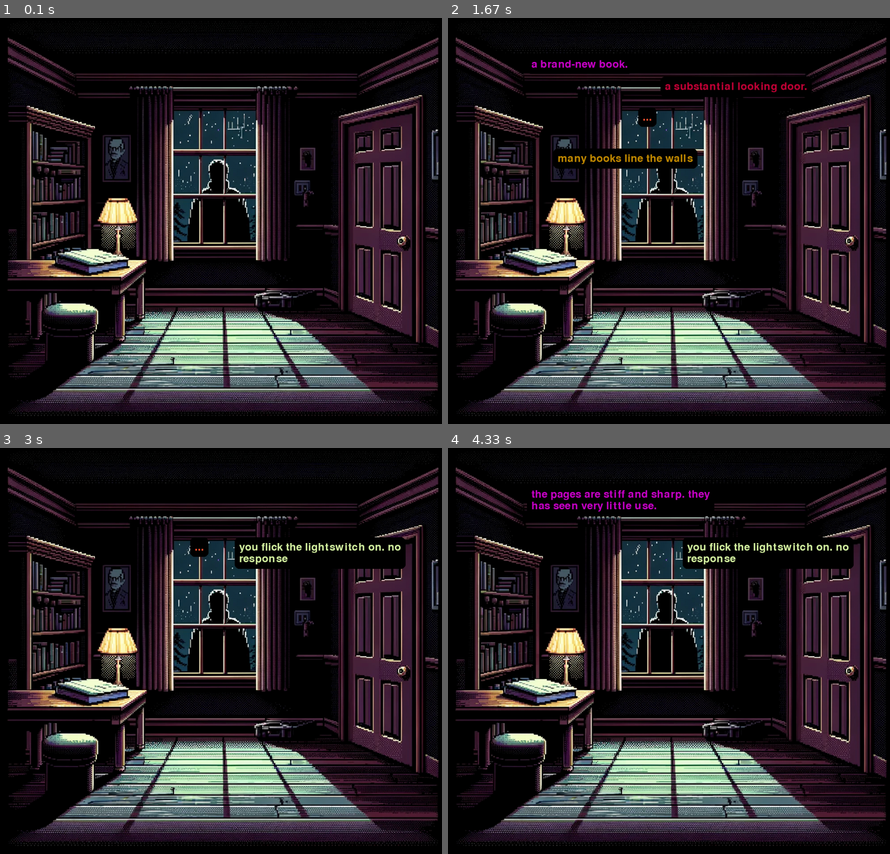
Above: before the commit, frames 1-4 (two rows, left to right).
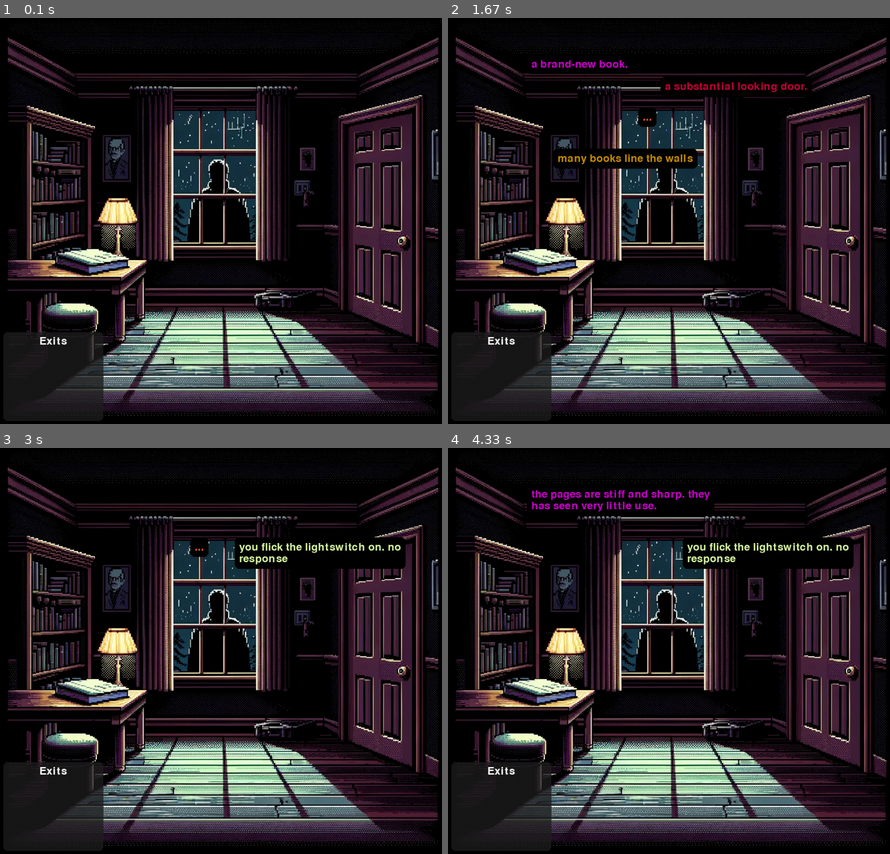
Above: after the commit, the same moments.

Repository: ISLAGIATT/pygame01
Game: pygame game, started from test_scene.py
Two runs of this game, one before a commit and one after it. Both use one fixed random seed, a clock stepped at 60 frames per second and the inputs below.
Inputs (mouse positions are in pixels of both pictures, inside the frame that each line leads up to):
- Up to frame 1 (0.1 s): no input
- Up to frame 2 (1.67 s): click (669, 196) at 0.38 s; click (540, 261) at 0.72 s; click (828, 212) at 1.05 s; click (505, 192) at 1.38 s
- Up to frame 3 (3 s): click (57, 614) at 1.72 s; click (300, 618) at 2.05 s; click "a brand-new book." at 2.38 s; click (380, 642) at 2.72 s
- Up to frame 4 (4.33 s): click (810, 614) at 3.05 s; click (766, 545) at 3.38 s; click (562, 707) at 4.22 s

The runs differ from the first frame. In frame 1, 0.8% of the frame differs, in the area x 2-24%, y 77-97%; in frame 2, 0.8%; in frame 3, 0.8%; in frame 4, 0.8%.

Commit message:
2/27 added non funct exits window

Diff:
--- a/dialogue.py
+++ b/dialogue.py
@@ -6,18 +6,6 @@
         SCREEN_HEIGHT = 1024
         self.screen = pygame.display.set_mode((SCREEN_WIDTH, SCREEN_HEIGHT))
         self.BLACK = (0, 0, 0)
-        # Example dialogue
-        self.dialogue_1 = ["Hello i am in a cabin",
-                      "Still in a cabin",
-                      "finally, I am in a cabin"]
-
-        self.dialogue_index_1 = 0
-
-        self.dialogue_2 = ["Yes we are in a cabin",
-                      "I agree we are in a cabin",
-                      "Finally, we are in a cabin together"]
-
-        self.dialogue_index_2 = 0
 
     def draw_wrapped_text(self, text, max_characters_per_line, font, color, pos):
         words = text.split()
@@ -54,42 +42,3 @@
         # Proceed with drawing the text, assuming it's valid
         dialogue_rect = self.draw_wrapped_text(text, max_characters_per_line, font, color, pos)
         return dialogue_rect
-
-    def one_speaker_logic(self, dialogue_list):
-        if self.dialogue_index_1 < len(dialogue_list):
-            self.draw_dialogue(dialogue_list[self.dialogue_index_1], (255, 0, 144), (200, 200))
-        elif self.dialogue_index_1 >= len(dialogue_list):
-            self.dialogue_index_1 = 0
-
-    def two_speaker_logic(self):
-        # Draw dialogue for character 1 only if there's dialogue available
-        if self.dialogue_index_1 < len(self.dialogue_1):
-            self.draw_dialogue(self.dialogue_1[self.dialogue_index_1],
-                                   (255, 0, 144), (200, 200))  # Character 1
-
-        # If speaker 1's dialogue is complete, start speaker 2's dialogue
-        if self.dialogue_index_1 >= len(self.dialogue_1):
-            if self.dialogue_index_2 < len(self.dialogue_2):
-                self.draw_dialogue(self.dialogue_2[self.dialogue_index_2],
-                                       (0, 255, 255), (600, 200))  # Character 2
-
-    def advance_dialogue(self, dialogue_list, dialogue_list02):
-        # Assume dialogue_1 is currently active and dialogue_2 is meant to follow.
-        if self.dialogue_index_1 < len(dialogue_list) - 1:
-            # Advance in dialogue_1
-            self.dialogue_index_1 += 1
-        elif self.dialogue_index_1 == len(dialogue_list):
-            # Last dialogue of dialogue_1 shown, check for dialogue_2
-            if self.dialogue_index_2 < len(dialogue_list02):
-                # Still more dialogue in dialogue_2 to show
-                self.dialogue_index_2 += 1
-            elif self.dialogue_index_2 == len(dialogue_list02):
-                # Last dialogue of dialogue_2 shown, prepare for reset
-                self.dialogue_index_2 += 1  # Increment to signify the end of dialogue_2
-            else:
-                # Reset after the last dialogue of dialogue_2 has been shown
-                self.dialogue_index_1 = 0
-                self.dialogue_index_2 = 0  # Reset to start or handle according to your design
-        else:
-            # If dialogue_1 is finished and dialogue_2 hasn't started or finished, reset or advance logic
-            self.dialogue_index_1 = 0
--- /dev/null
+++ b/exits_window.py
@@ -0,0 +1,107 @@
+import pygame
+
+class ClickableBox:
+    def __init__(self, rect, color, callback, visible=True):
+        self.rect = pygame.Rect(rect)
+        self.color = color
+        self.callback = callback
+        self.visible = visible
+
+    def update(self, rect, color, callback, visible):
+        self.rect = pygame.Rect(rect)
+        self.color = color
+        self.callback = callback
+        self.visible = visible
+
+    def draw(self, surface):
+        if self.visible:
+            pygame.draw.rect(surface, self.color, self.rect)
+
+    def is_over(self, pos):
+        return self.rect.collidepoint(pos)
+
+    def click(self):
+        if self.callback:
+            self.callback()
+
+class ExitsWindow:
+    def __init__(self, x, y, width, height, font, game_state_manager, bg_color=(0, 0, 0), title="Exits"):
+        self.rect = pygame.Rect(x, y, width, height)
+        self.font = font
+        self.game_state_manager = game_state_manager
+        self.bg_color = bg_color
+        self.title = title
+        self.exits = []
+        self.surface = pygame.Surface((width, height), pygame.SRCALPHA)
+        # Define a clickable box inside the window. Adjust the position as needed.
+        self.clickable_box = ClickableBox((x + 10, y + 30, 80, 30), (255, 0, 0), self.on_click_box)
+
+    def on_click_box(self):
+        print("Clickable box was clicked!")
+
+    def update_exits(self):
+        current_room_id = self.game_state_manager.get_current_room_id()
+        self.exits = self.game_state_manager.get_exits_for_current_room()
+        # Update the clickable box based on the current scene
+        box_data = self.game_state_manager.get_clickable_box_data_for_room(current_room_id)
+        self.clickable_box.update(**box_data)
+
+    def draw_rounded_rect(self, color, corner_radius):
+        """Draws a rectangle with rounded corners on the window's surface."""
+        rect = self.surface.get_rect()
+        if rect.width < 2 * corner_radius or rect.height < 2 * corner_radius:
+            raise ValueError("The rectangle dimensions are too small for the specified corner radius")
+
+        # Inflate the rectangle for the sides, then draw the sides without the corners
+        pygame.draw.rect(self.surface, color, rect.inflate(-2 * corner_radius, 0))
+        pygame.draw.rect(self.surface, color, rect.inflate(0, -2 * corner_radius))
+
+        # Corner positions
+        corner_positions = [
+            rect.topleft,
+            rect.topright,
+            rect.bottomleft,
+            rect.bottomright
+        ]
+
+        # Adjusted center positions for the circles based on corner radius
+        for position in corner_positions:
+            # Manually calculate the offset for the circle's center
+            if position in [rect.topleft, rect.bottomleft]:
+                center_x = position[0] + corner_radius
+            else:
+                center_x = position[0] - corner_radius
+
+            if position in [rect.topleft, rect.topright]:
+                center_y = position[1] + corner_radius
+            else:
+                center_y = position[1] - corner_radius
+
+            pygame.draw.circle(self.surface, color, (center_x, center_y), corner_radius)
+
+    def draw(self, surface):
+        # Set the transparency for the surface: RGBA where A is alpha
+        alpha_color = self.bg_color + (200,)  # Adjust the alpha value as needed
+
+        # Fill the window surface with a fully transparent color first
+        self.surface.fill((0, 0, 0, 0))  # Clear with full transparency
+
+        # Then draw the rounded rectangle on it
+        self.draw_rounded_rect(alpha_color, 10)  # 10 is the corner radius
+
+        # Render the title text
+        title_surface = self.font.render(self.title, True, pygame.Color('white'))
+        title_rect = title_surface.get_rect(center=(self.rect.width // 2, 20))
+        self.surface.blit(title_surface, title_rect)
+
+        # Draw the exits text below the title
+        for i, exit_name in enumerate(self.exits):
+            text_surface = self.font.render(exit_name, True, pygame.Color('white'))
+            self.surface.blit(text_surface, (10, 50 + i * 20))
+
+        # Blit the separate exits window surface onto the main surface
+        surface.blit(self.surface, self.rect.topleft)
+
+    def handle_click(self, mouse_pos):
+        if self.clickable_box.is_over(mouse_pos):
+            self.clickable_box.click()
--- a/game_objects.py
+++ b/game_objects.py
@@ -16,7 +16,6 @@
         self.dialogue_index = 0
         self.dialogue_instance = Dialogue()
         self.game_state_manager = game_state_manager
-        self.last_show_time = pygame.time.get_ticks()
 
     def toggle_visibility(self):
         self.is_visible = not self.is_visible
@@ -66,7 +65,7 @@
                         self.dialogue_index = 0  # Loop back to the start
                         self.toggle_visibility()
             else:
-                self.is_visible = not self.is_visible  # Just toggle visibility if the book isn't opened yet
+                self.toggle_visibility()
         print(f"key obtained: {self.game_state_manager.book01_key_obtained}")
         self.last_show_time = pygame.time.get_ticks()
 
@@ -84,26 +83,31 @@
 
     def open(self):
         self.is_visible = True
-        if self.game_state_manager.book01_key_obtained:
+        if self.game_state_manager.book01_key_obtained: #dialogue for the book being open
             self.dialogue = [self.open_dialogue[1]]
             self.dialogue_index = 0
+            self.last_show_time = pygame.time.get_ticks()
         else:
-            self.dialogue = [self.open_dialogue[0]]
+            self.dialogue = [self.open_dialogue[0]] #dialogue for the book being closed
             self.dialogue_index = 0
             self.game_state_manager.pick_up_key01()
             self.is_book_open = True
+            self.last_show_time = pygame.time.get_ticks()
 
     def touch(self):  # touch
+        self.last_show_time = pygame.time.get_ticks()
         self.is_visible = True
         self.dialogue = [self.touch_dialogue[0]]
         self.dialogue_index = 0
 
     def listen(self):
+        self.last_show_time = pygame.time.get_ticks()
         self.is_visible = True
         self.dialogue = [self.listen_dialogue[0]]
         self.dialogue_index = 0
 
     def consider(self):  # consider
+        self.last_show_time = pygame.time.get_ticks()
         self.is_visible = True
         self.dialogue = [self.consider_dialogue[0]]
         self.dialogue_index = 0
@@ -138,7 +142,7 @@
             if self.is_visible:
                 self.dialogue = self.exam_dialogue
                 if self.door_opened:
-                    if self.dialogue_index < len(self.exam_dialogue) - 2:
+                    if self.dialogue_index < len(self.exam_dialogue) - 2: # if door is open, then you can't push with your shoulder
                         self.advance_dialogue()
                         self.toggle_visibility()
                     else:
@@ -189,18 +193,23 @@
         self.is_visible = True
         self.dialogue = [self.touch_dialogue[0]]
         self.dialogue_index = 0
+        self.last_show_time = pygame.time.get_ticks()
 
     def listen(self):
         self.is_visible = True
         if self.game_state_manager.door01_unlocked:
             self.dialogue = [self.listen_dialogue[1]]
+            self.last_show_time = pygame.time.get_ticks()
         else:
             self.dialogue = [self.listen_dialogue[0]]
+            self.last_show_time = pygame.time.get_ticks()
+
 
     def consider(self):
         self.is_visible = True
         self.dialogue = [self.consider_dialogue[0]]
         self.dialogue_index = 0
+        self.last_show_time = pygame.time.get_ticks()
 
 
 class WindowDude01(InteractiveObject):
@@ -222,7 +231,6 @@
             else:
                 self.toggle_visibility()
         self.last_show_time = pygame.time.get_ticks()
-
     def show_current_dialogue(self, screen):
         if self.is_visible and self.dialogue:
             if pygame.time.get_ticks() - self.last_show_time > 3500:
@@ -259,6 +267,7 @@
             else:
                 self.toggle_visibility()
         self.last_show_time = pygame.time.get_ticks()
+
 
     def show_current_dialogue(self, screen):
         if self.is_visible and self.dialogue:
--- a/game_state_manager.py
+++ b/game_state_manager.py
@@ -1,15 +1,44 @@
 class GameStateManager:
     def __init__(self):
+        self.current_room_id = None
         self.current_open_dropdown = None
         self.book01_key_obtained = False
         self.door01_unlocked = False
-        self.current_active_dialogue = None  # Track the currently active dialogue object
 
-    def show_dialogue(self, new_dialogue_object):
-        if self.current_active_dialogue and self.current_active_dialogue != new_dialogue_object:
-            self.current_active_dialogue.hide_dialogue()  # Hide the current active dialogue
-        self.current_active_dialogue = new_dialogue_object
-        new_dialogue_object.show_dialogue()  # Show the new dialogue and make it active
+        self.rooms = {
+            'room1': {  # test room 1
+                'exits': ['east door'],
+                'door_open': False,
+            },
+            'room2': {  # test room 2
+                'exits': ['west door', 'north door'],
+            }
+        }
+
+    def change_room(self, new_room_id):
+        # Additional logic to handle room transition could be placed here...
+        self.current_room_id = new_room_id
+
+    def get_exits_for_current_room(self):
+        # This method retrieves the exits for the current room
+        room_info = self.rooms.get(self.current_room_id)
+        if room_info:
+            return room_info['exits']
+        else:
+            return []  # Return an empty list if the room ID is not found
+
+    def get_current_room_id(self):
+        return self.current_room_id
+
+    def get_clickable_box_data_for_room(self, room_id):
+        # Retrieve clickable box data for the current room
+        room_data = self.rooms.get(room_id, {})
+        return room_data.get('clickable_box', {
+            'rect': (0, 0, 0, 0),  # Default to an invisible box
+            'color': (255, 255, 255),
+            'callback': None,
+            'visible': False
+        })
 
     def open_dropdown(self, dropdown):
         if self.current_open_dropdown and self.current_open_dropdown != dropdown:
--- a/mouse_event.py
+++ b/mouse_event.py
@@ -6,6 +6,7 @@
         self.interactive_objects = interactive_objects
         # Dropdown menus which have specific visibility toggling and option selection
         self.dropdown_menus = dropdown_menus
+        self.last_click_time = 0
 
     def handle_click(self, mouse_pos, button):
         # Right-click: Toggle dropdown visibility
--- a/scene01.py
+++ /dev/null
@@ -1,59 +0,0 @@
-import pygame
-from dialogue import Dialogue
-from button import Button
-
-dialogue = Dialogue()
-pygame.init()
-
-SCREEN_WIDTH = 1024
-SCREEN_HEIGHT = 1024
-screen = pygame.display.set_mode((SCREEN_WIDTH, SCREEN_HEIGHT))
-
-pygame.mixer.music.load("Lofi Beat 3.wav")
-pygame.mixer.music.set_volume(0.50)
-pygame.mixer.music.play(loops=-1)
-
-# Define colors
-WHITE = (255, 255, 255)
-BLACK = (0, 0, 0)
-RED = (255, 0, 0)
-GREEN = (0, 255, 0)
-
-button = (Button(GREEN, 800, 800, 100, 50, 'next button'))
-
-background_image = pygame.image.load("images/bg1.png")
-
-run = True
-
-def handle_click(mouse_pos):
-    # Handle the mouse click event here
-    print("Mouse clicked at position:", mouse_pos)
-    if button.is_over(mouse_pos):
-        import scene02
-        scene02.run()
-
-
-while run:
-    screen.fill((0, 0, 0))
-    screen.blit(background_image, (0, 0))
-
-    dialogue.two_speaker_logic()
-    if dialogue.dialogue_index_2 == len(dialogue.dialogue_2):
-        button.draw(screen)
-
-    for event in pygame.event.get():
-        if event.type == pygame.QUIT:
-            pygame.mixer.music.stop()
-            run = False
-        elif event.type == pygame.MOUSEBUTTONDOWN:
-            # Get the position of the mouse click
-            mouse_pos = pygame.mouse.get_pos()
-            handle_click(mouse_pos)
-            if button.is_over(mouse_pos):
-                print(f"Clicked {button.text}")
-
-            dialogue.advance_dialogue()
-
-    pygame.display.update()
-
-pygame.quit()
--- a/scene02.py
+++ /dev/null
@@ -1,58 +0,0 @@
-import pygame
-from dialogue import Dialogue
-from button import Button
-
-dialogue = Dialogue()
-pygame.init()
-
-SCREEN_WIDTH = 1024
-SCREEN_HEIGHT = 1024
-screen = pygame.display.set_mode((SCREEN_WIDTH, SCREEN_HEIGHT))
-
-pygame.mixer.music.load("Lofi Beat 3.wav")
-pygame.mixer.music.set_volume(0.50)
-pygame.mixer.music.play(loops=-1)
-
-# Define colors
-WHITE = (255, 255, 255)
-BLACK = (0, 0, 0)
-RED = (255, 0, 0)
-GREEN = (0, 255, 0)
-
-button = (Button(GREEN, 800, 800, 100, 50, 'next button'))
-
-background_image = pygame.image.load("images/swamp_monster02.png")
-
-dialogue_index_1 = 0
-
-scene_2_dialogue = ["2test1",
-                    "2test2",
-                    "2test3"]
-
-def handle_click(mouse_pos):
-    # Handle the mouse click event here
-    print("Mouse clicked at position:", mouse_pos)
-
-
-run = True
-
-while run:
-
-    screen.fill((0, 0, 0))
-    screen.blit(background_image, (0, 0))
-
-    dialogue.one_speaker_logic(scene_2_dialogue)
-
-    for event in pygame.event.get():
-        if event.type == pygame.QUIT:
-            pygame.mixer.music.stop()
-            run = False
-        elif event.type == pygame.MOUSEBUTTONDOWN:
-            # Get the position of the mouse click
-            mouse_pos = pygame.mouse.get_pos()
-            handle_click(mouse_pos)
-            dialogue.advance_dialogue()
-            if button.is_over(mouse_pos):
-                print(f"Clicked {button.text}")
-
-    pygame.display.update()
--- a/scene03.py
+++ b/test_scene.py
@@ -5,6 +5,7 @@
 from game_objects import Book01, Door01, WindowDude01, LibraryBooks01, LightSwitch01
 from game_state_manager import GameStateManager
 from mouse_event import MouseEventHandler
+from exits_window import ExitsWindow
 
 game_state_manager = GameStateManager()
 dialogue = Dialogue()
@@ -14,21 +15,29 @@
 SCREEN_HEIGHT = 1024
 screen = pygame.display.set_mode((SCREEN_WIDTH, SCREEN_HEIGHT))
 
-pygame.mixer.music.load("Lofi Beat 3.wav")
+pygame.mixer.music.load("sounds/Lofi Beat 3.wav")
 pygame.mixer.music.set_volume(0.50)
 pygame.mixer.music.play(loops=-1)
 
-bg_all_closed = pygame.image.load("images/scene03.png")
-bg_book_open = pygame.image.load("images/scene03_book_open.png")
-bg_all_open = pygame.image.load("images/scene03_book_and_door_open.png")
+bg_all_closed = pygame.image.load("images/test_scene/scene03.png")
+bg_book_open = pygame.image.load("images/test_scene/scene03_book_open.png")
+bg_all_open = pygame.image.load("images/test_scene/scene03_book_and_door_open.png")
 
 # Define colors
 WHITE = (255, 255, 255)
 BLACK = (0, 0, 0)
 RED = (255, 0, 0)
 GREEN = (0, 255, 0)
+GREY = (32, 32, 32)
 
 # Instantiate game objects
+
+# Draw Exits Window
+# Exit window font
+exit_window_font_name = pygame.font.get_default_font()
+exit_window_font_size = 24
+exit_window_font = pygame.font.Font(exit_window_font_name, exit_window_font_size)
+exits_window = ExitsWindow(x=20, y=815, width=225, height=200, font=exit_window_font, game_state_manager=game_state_manager, bg_color=GREY)
 
 # Book
 book_button = TransparentButton(text=None,
@@ -173,6 +182,10 @@
     if light_switch.is_visible:
         light_switch.show_current_dialogue(screen)
 
+    # Exits Window
+    exits_window.update_exits()
+    exits_window.draw(screen)
+
     # Game Loop
     for event in pygame.event.get():
         if event.type == pygame.QUIT:
Renamed: images/bg1.png -> images/test_scene/bg1.png
Renamed: images/scene03.png -> images/test_scene/scene03.png
Renamed: images/scene03_book_and_door_open.png -> images/test_scene/scene03_book_and_door_open.png
Renamed: images/scene03_book_open.png -> images/test_scene/scene03_book_open.png
Renamed: images/swamp_monster02.png -> images/test_scene/swamp_monster02.png
Binary file removed: logo32x32.png
Not shown, added: sounds/Lofi Beat 3.wav
